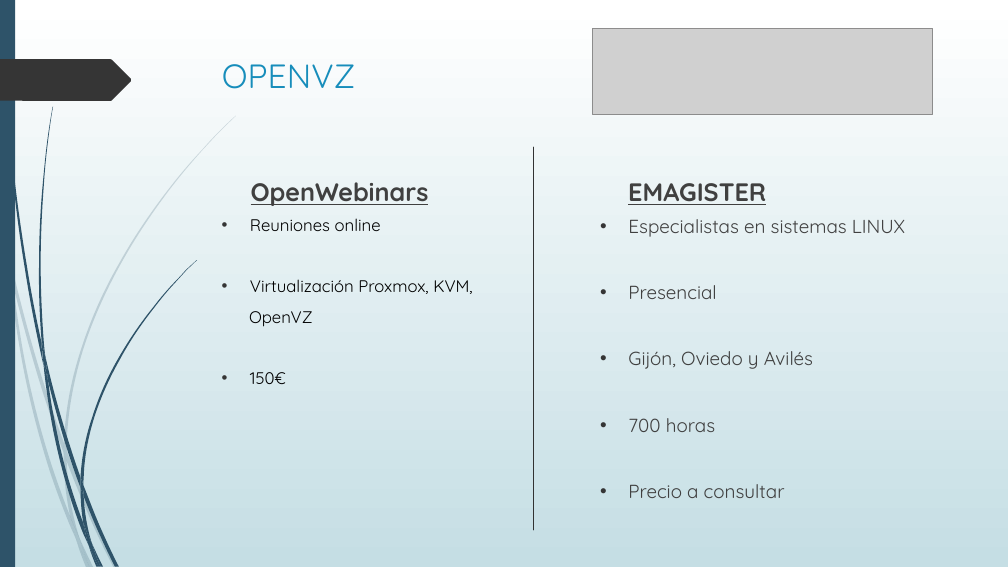
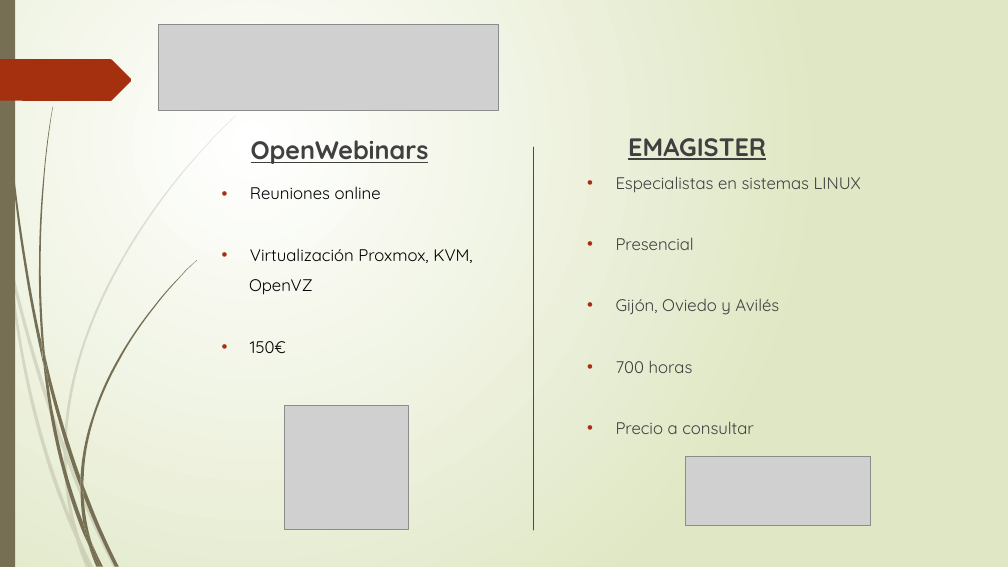
Before and after one commit to DiegoUAH/TG1, a slide deck: slide 10 of TG1-Presentacion.pptx. Drawn at 1008x567 pixels with LibreOffice and Linux fonts; fonts in the diff are those of the drawing; grey boxes stand for pictures. Boxes give left, top, right and bottom in pixels: in the first picture for what was removed or moved away, otherwise in the second. Text is boxed around its words. In the diff, an @@ line names an element or a change of style, - is before the commit and + after.

```diff
--- a/TG1-Presentacion.pptx
+++ b/TG1-Presentacion.pptx
@@ background gradient #FFFFFF to #C5DEE5 to gradient #FFFFFF to #DFE8C4 @@
@@ freeform shape at (2, 0, 43, 364): fill #2E5369 to #766F54; outline redrawn @@
@@ picture: place and size @@
-picture at (593, 28, 933, 114)
+picture at (159, 24, 499, 110)
@@ freeform shape at (0, 59, 132, 101): fill #353535 to #A53010 @@
@@ title removed at (222, 64, 355, 89) @@
-OPENVZ
@@ fill #2E5369 to #766F54 in 12 elements at (45, 357, 80, 488), (83, 485, 119, 566), (43, 361, 88, 546), (92, 544, 104, 567), (42, 340, 48, 382), (80, 260, 197, 485), (88, 546, 98, 567), (80, 488, 91, 544), (80, 477, 83, 496), (83, 523, 101, 566), (0, 0, 15, 567), (39, 107, 53, 357) @@
@@ text "EMAGISTER": place and size @@
-text "EMAGISTER" at (628, 183, 766, 205)
+text "EMAGISTER" at (628, 138, 766, 160)
@@ text "OpenWebinars": place and size @@
-text "OpenWebinars" at (251, 182, 429, 206)
+text "OpenWebinars" at (251, 140, 429, 164)
@@ line (533, 147) - (533, 530): stroke #333333 0.75 pt to #9E2E0F 0.75 pt @@
@@ text "Reuniones online": place and size @@
-text "Reuniones online" at (249, 218, 472, 384)
+text "Reuniones online" at (249, 186, 472, 353)
@@ text "Especialistas en sistemas LINUX": place and size @@
-text "Especialistas en sistemas LINUX" at (628, 219, 905, 498)
+text "Especialistas en sistemas LINUX" at (616, 176, 861, 434)
@@ text "Especialistas en sistemas LINUX" at (616, 176, 861, 434): size 18 to 16 pt; bullet colour #353535 to #A53010 @@
@@ text at (250, 186, 472, 353): bullet colour #353535 to #A53010 @@
@@ picture added at (284, 405, 408, 529) @@
@@ picture added at (686, 457, 870, 526) @@
@@ fill #2E5369 at 20% opacity to #766F54 at 20% opacity in 10 elements at (0, 213, 8, 265), (11, 261, 64, 453), (67, 451, 117, 567), (79, 538, 94, 567), (8, 265, 76, 540), (64, 453, 79, 538), (64, 116, 236, 451), (76, 540, 90, 567), (64, 443, 67, 461), (70, 516, 90, 567) @@
```
Also in this commit, not shown: 17 other slides changed, 4 slides added, 1 slide removed.
